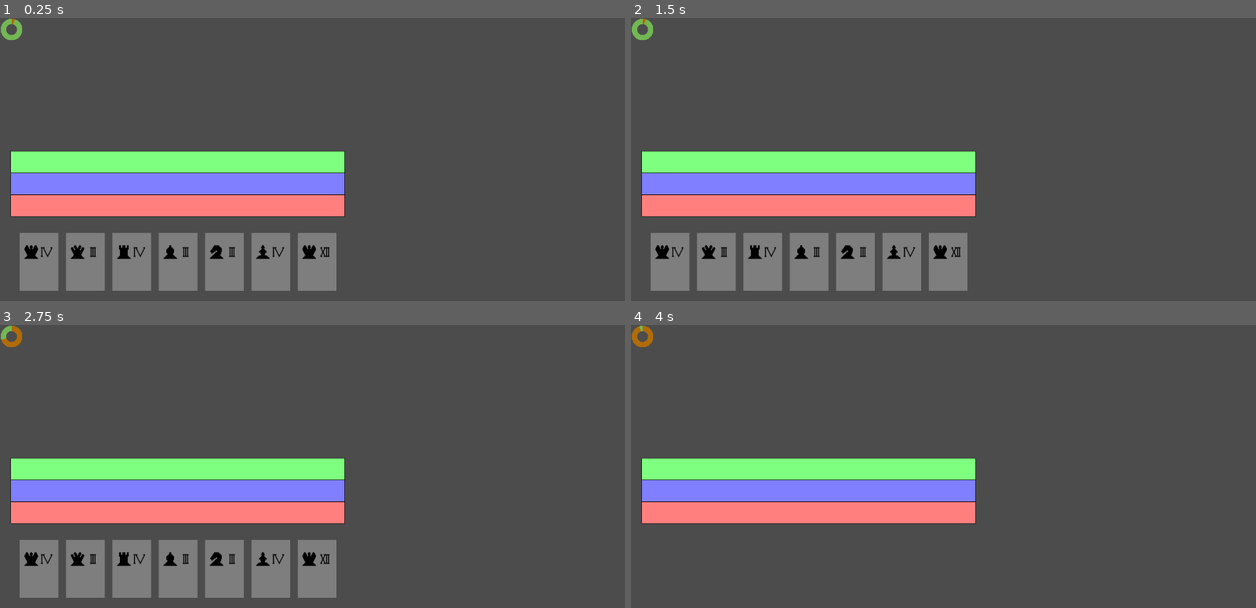
Above: before the commit, frames 1-4 (two rows, left to right).
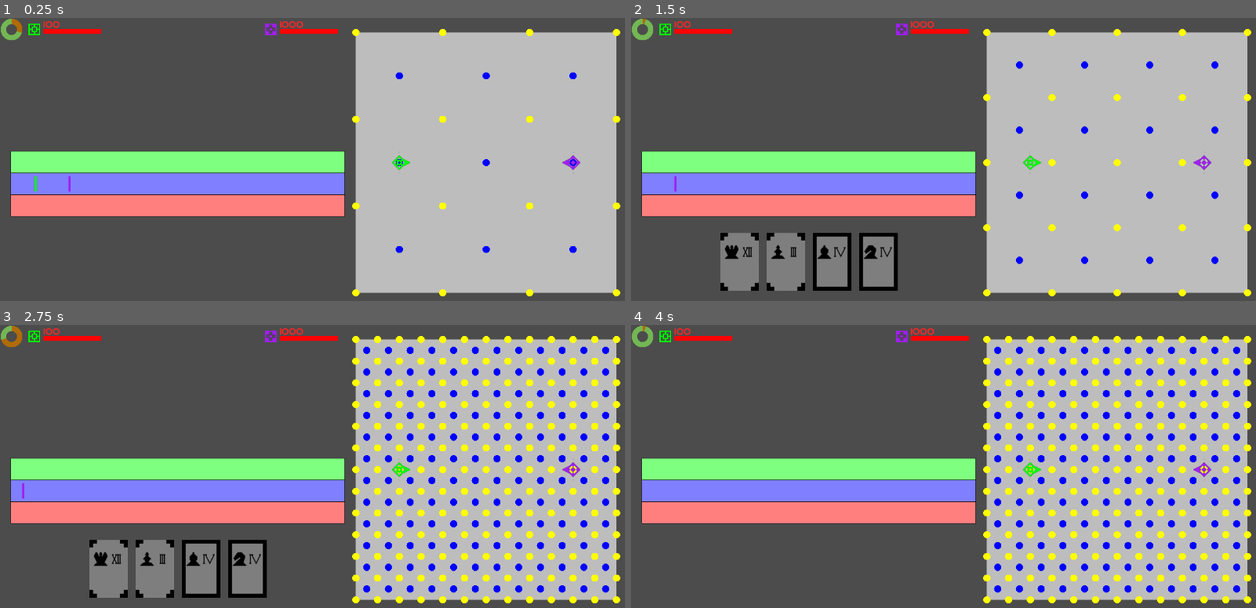
Above: after the commit, the same moments.

Repository: Pe3Hu/kanikani
Game: Godot game, scene res://scenes/Game.tscn
The game is run twice, just before and just after one commit, with the same random seed, the same clock (stepped at 60 frames per second) and the same inputs.
Inputs (mouse positions are in pixels of both pictures, inside the frame that each line leads up to):
- Up to frame 1 (0.25 s): no input
- Up to frame 2 (1.5 s): tap Enter at 0.5 s; move the mouse to (668, 261) at 0.52 s; hold W 0.53-1.28 s; tap E at 0.6, 1.35 s; click (668, 261) at 0.67 s; tap Space at 1.25 s; move the mouse to (718, 261) at 1.27 s; hold S from 1.28 s (still down); click (718, 261) at 1.42 s
- Up to frame 3 (2.75 s): tap Enter at 2 s; move the mouse to (131, 568) at 2.02 s; release S at 2.03 s; hold W from 2.03 s (still down); tap Q at 2.1 s; click (131, 568) at 2.17 s; tap E at 2.3 s
- Up to frame 4 (4 s): move the mouse to (806, 568) at 2.77 s; tap 1 at 2.85 s; click (806, 568) at 2.92 s; tap E at 3.05, 3.6 s; move the mouse to (1131, 511) at 3.52 s; release W at 3.53 s; hold A from 3.53 s (still down); click (1131, 511) at 3.67 s

The runs differ from the first frame. In frame 1, 48% of the frame differs, in the area x 2-100%, y 0-99%; in frame 2, 47%; in frame 3, 47%; in frame 4, 40%.
Error before the commit: Parse Error: The identifier "dancers" isn't declared in the current scope. (res://scripts/Classes_1.gd:203)

Commit message:
update version 0.0061
1. Global current obj rework

Diff:
--- a/scenes/Card.tscn
+++ b/scenes/Card.tscn
@@ -26,7 +26,7 @@
 texture = ExtResource( 5 )
 offset = Vector2( 16, -20 )
 
-[node name="Skill" type="Sprite" parent="."]
+[node name="Exam" type="Sprite" parent="."]
 
 [node name="CollisionShape2D" type="CollisionShape2D" parent="."]
 shape = SubResource( 1 )
--- a/scripts/Act.gd
+++ b/scripts/Act.gd
@@ -24,7 +24,7 @@
 						name_ = act_.obj.effect.word.content+name_
 					"move":
 						path += act_.obj.effect.word.content+"/"
-						name_ = act_.obj.pas.word.chesspiece+name_
+						name_ = act_.obj.card.obj.pas.word.chesspiece+name_
 
 		var texture = ImageTexture.new()
 		var image = Image.new()
--- a/scripts/Card.gd
+++ b/scripts/Card.gd
@@ -6,8 +6,10 @@
 func _ready() -> void:
 	self.connect("mouse_entered", self, "_on_Card_mouse_entered")
 
-func set_spirtes(pas_):
-	obj.pas = pas_
+func set_spirtes(data_):
+	obj.card = data_
+	obj.pas = data_.obj.pas
+	obj.exam = data_.obj.exam
 
 	for key in Global.arr.sprite.card:
 		var sprite = get_node(key)
@@ -17,15 +19,16 @@
 		match key:
 			"Chesspiece":
 				path = path+"effects/move/"
-				name_ = pas_.word.chesspiece+name_
+				name_ = obj.pas.word.chesspiece+name_
 			"Layer":
 				path = path+"layers/square/"
-				name_ = str(pas_.num.layer)+name_
-			"Skill":
-				pass
+				name_ = str(obj.pas.num.layer)+name_
+			"Exam":
+				path = path+"exams/"
+				name_ = obj.exam.word.name+name_
 			"Border":
 				path = path+"cards/"
-				name_ = pas_.word.border+name_
+				name_ = obj.card.word.border+name_
 
 		var texture = ImageTexture.new()
 		var image = Image.new()
@@ -41,17 +44,17 @@
 	return size
 
 func _on_Card_mouse_entered():
-	if obj.pas.word.border == "access":
+	if obj.card.word.border == "access":
 		scale = Vector2(Global.num.card.zoom,Global.num.card.zoom)
 
 func _on_Card_mouse_exited():
-	if obj.pas.word.border == "access":
+	if obj.card.word.border == "access":
 		scale = Vector2(1,1)
 
 func _on_Card_input_event(viewport, event, shape_idx):
 	if (event is InputEventMouseButton && event.pressed):
-		if obj.pas.word.border == "access":
-			Global.obj.easel.obj.current.pas = obj.pas
+		if obj.card.word.border == "access":
+			Global.current.pas = obj.pas
 			Global.set_square_layer(obj.pas.num.layer)
 			Global.obj.ballroom.get_dots_by_pas()
-			Global.obj.ballroom.obj.current.dot = null
+			Global.current.dot = null
--- a/scripts/Classes_0.gd
+++ b/scripts/Classes_0.gd
@@ -176,13 +176,8 @@
 	func set_exams():
 		for team in dict.troupe.keys():
 			for dancer in dict.troupe[team].arr.dancer:
-				for exam in Global.dict.dancer.exam[dancer.word.name]:
-					dancer.add_exam(exam)
-#		var input = {}
-#		input.examiner = dict.troupe[team_].arr.dancer.front()
-#		input.name = Global.arr.exam.front()
-#		var exam = Classes_1.Exam.new(input)
-#		arr.exam.append(exam)
+				for exam in dancer.arr.exam:
+					exam.set_descriptions()
 
 	func shift_troupe(team_,step_):
 		for dancer in dict.troupe[team_].arr.dancer:
@@ -191,7 +186,7 @@
 		# dict.Global.num.layer.square]
 
 	func get_dots_by_pas():
-		var pas = Global.obj.easel.obj.current.pas
+		var pas = Global.current.pas
 
 		if pas != null:
 			var dots = []
@@ -235,10 +230,8 @@
 				var d = position.distance_to(vec_)
 
 				if d < Global.num.ballroom.a/2:
-					obj.current.dot = dot
+					Global.current.dot = dot
 					return
-
-
 
 	func check_borderline(mouse_):
 		var offset = Global.vec.ballroom.offset
--- a/scripts/Classes_1.gd
+++ b/scripts/Classes_1.gd
@@ -83,14 +83,14 @@
 			obj.ballroom.dict.position[input.position].arr.n.append(arr.n.front())
 
 class Zone:
-	var num = {}
-	var word = {}
-	var arr = {}
+	var word = {}
+	var arr = {}
+	var vec = {}
 	var obj = {}
 	var color = {}
 
 	func _init(input_):
-		num.r = input_.r
+		vec.size = input_.vector
 		word.type = input_.type
 		word.target = input_.target
 		arr.vertex = []
@@ -113,7 +113,7 @@
 		match word.type:
 			"circle":
 				var d = arr.vertex.front().distance_to(examine_.vec.position)
-				inside = d <= num.r
+				inside = d <= vec.size.x
 
 		match type_:
 			"inside":
@@ -176,11 +176,13 @@
 		word.name = input_.name
 		obj.examiner = input_.examiner
 		obj.ballroom = obj.examiner.obj.troupe.obj.ballroom
-		set_descriptions(input_.description)
-
-	func set_descriptions(description_):
-		for key in description_.keys():
-			var data = description_[key]
+		obj.card = null
+
+	func set_descriptions():
+		var description = Global.dict.exam.description[word.name]
+
+		for key in description.keys():
+			var data = description[key]
 
 			match key:
 				"examinees":
@@ -193,41 +195,40 @@
 					set_penalty(data)
 
 	func set_examinees(data_):
-		var opponent = obj.ballroom.dict.troupe[Global.dict.opponent[obj.examiner.obj.troupe.word.team]].arr.dancer
+		var team = obj.examiner.obj.troupe.word.team
+		var opponent = obj.ballroom.dict.troupe[Global.dict.opponent[team]].arr.dancer
 		arr.examinee = []
 
 		match data_["target"]:
 			"all":
-				dancers.append_array(opponent)
-
-		arr.examinee.append_array(dancers)
+				arr.examinee.append_array(opponent)
 
 	func set_challenge(data_):
 		var input = {}
 		input.exam = self
 
 		for key in data_.keys():
-			input[key] = data_[key_]
+			input[key] = data_[key]
 
 		obj.challenge = Classes_1.Challenge.new(input)
 
-	func set_zones(data):
+	func set_zones(data_):
 		arr.zone = []
 		var input = {}
 		input.exam = self
 
 		for key in data_.keys():
-			input[key] = data_[key_]
+			input[key] = data_[key]
 
 		var zone = Classes_1.Zone.new(input)
 		arr.zone.append(zone)
 
-	func set_penalty(data):
+	func set_penalty(data_):
 		var input = {}
 		input.exam = self
 
 		for key in data_.keys():
-			input[key] = data_[key_]
+			input[key] = data_[key]
 
 		obj.penalty = Classes_1.Penalty.new(input)
 
@@ -262,11 +263,13 @@
 		obj.ballroom = obj.troupe.obj.ballroom
 		init_feature()
 		init_scenes()
+		init_exams()
+		init_pass()
 		set_color()
-		arr.exam = []
 		vec.eye = Vector2(1,0)
 		num.angle = {}
 		num.angle.current = 0
+		num.angle.target = 0
 		num.angle.target = 0
 
 	func init_scenes():
@@ -300,9 +303,36 @@
 		vec.position = position_
 		scene.dancer.map.position = vec.position
 
-	func add_exam(exam_):
-		var input = {}
-		arr.exam.append(exam_)
+	func init_pass():
+		arr.pas = []
+
+		for chesspiece in Global.arr.chesspiece:
+			var input = {}
+			input.chesspiece = chesspiece
+			input.layer = Global.get_random_element(Global.arr.pas_layer)
+			input.easel = self
+			var pas = Classes_2.Pas.new(input)
+			arr.pas.append(pas)
+
+		var input = {}
+		input.chesspiece = "king"
+		input.layer = 12
+		input.easel = self
+		var pas = Classes_2.Pas.new(input)
+		arr.pas.append(pas)
+
+	func init_exams():
+		arr.exam = []
+
+		for name_ in Global.dict.dancer.exam[word.name]:
+			add_exam(name_)
+
+	func add_exam(name_):
+		var input = {}
+		input.examiner = self
+		input.name = name_
+		var exam = Classes_1.Exam.new(input)
+		arr.exam.append(exam)
 
 	func shift(step_):
 		set_position(obj.troupe.obj.ballroom.limit_step(vec.position,step_))
@@ -356,12 +386,12 @@
 		Global.obj.timeflow.clean_temp()
 		obj.ballroom.find_nearest_dot(position_)
 
-		if obj.ballroom.obj.current.dot != null:
-			if obj.ballroom.arr.end.has(obj.ballroom.obj.current.dot):
-				Global.obj.easel.obj.current.pas.obj.dot = obj.ballroom.obj.current.dot
-				Global.obj.easel.obj.current.pas.preuse()
+		if Global.current.dot != null:
+			if obj.ballroom.arr.end.has(Global.current.dot):
+				Global.current.pas.obj.dot = Global.current.dot
+				Global.obj.easel.preuse_card()
 			else:
-				obj.ballroom.obj.current.dot = null
+				Global.current.dot = null
 
 	func get_damage(damage_):
 		obj.feature.dict["health"].current -= damage_
@@ -395,7 +425,7 @@
 		arr.dancer = []
 
 		var input = {}
-		input.hp = 100
+		input.name = Global.get_random_element(Global.dict.team.name[word.team])
 		input.troupe = self
 		var dancer = Classes_1.Dancer.new(input)
 		arr.dancer.append(dancer)
--- a/scripts/Classes_2.gd
+++ b/scripts/Classes_2.gd
@@ -15,15 +15,13 @@
 		word.chesspiece = input_.chesspiece
 		obj.easel = input_.easel
 		obj.dot = null
+		obj.card = null
 		arr.vertex = []
 		color.background = Color.gray
-		word.border = ""
 
 		for square in Global.arr.square:
 			var vertex = Global.vec.pas.size/2*square
 			arr.vertex.append(vertex)
-
-		scene.card = null
 
 	func get_ends():
 		var dancer = Global.obj.ballroom.obj.current.dancer
@@ -111,33 +109,47 @@
 		else:
 			return []
 
+
+class Card:
+	var obj = {}
+	var scene = {}
+	var word = {}
+
+	func _init(input_):
+		obj.dancer = input_.dancer
+		obj.pas = input_.pas
+		obj.pas.obj.card = self
+		obj.exam = input_.exam
+		obj.exam.obj.card = self
+		scene.card = null
+		word.border = ""
+
 	func preuse():
-		var dancer = Global.obj.ballroom.obj.current.dancer
-		dancer.get_angle_by_target(obj.dot)
-
-		if dancer.num.angle.current != dancer.num.angle.target:
+		obj.dancer.get_angle_by_target(obj.pas.obj.dot)
+
+		if obj.dancer.num.angle.current != obj.dancer.num.angle.target:
 			var input = {}
-			input.value = dancer.obj.feature.dict["rotate"].current
+			input.value = obj.dancer.obj.feature.dict["rotate"].current
 			input.cast = "stream"
 			input.content = "rotate"
-			input.subject = dancer
-			input.object = dancer
+			input.subject = obj.dancer
+			input.object = obj.dancer
 
 			var data = {}
-			data.dancer = dancer
-			data.pas = self
+			data.dancer = obj.dancer
+			data.card = self
 			data.effect = Classes_3.Effect.new(input)
-			data.time = dancer.get_time_for_rotate()
+			data.time = obj.dancer.get_time_for_rotate()
 			data.delay = 0
 			data.cord = "standart"
 			Global.obj.timeflow.add_pause(data)
 
-			input.value = dancer.obj.feature.dict["move"].current
+			input.value = obj.dancer.obj.feature.dict["move"].current
 			input.content = "move"
 			data.effect = Classes_3.Effect.new(input)
 			data.delay = data.time
 			data.cord = "standart"
-			data.time = dancer.get_time_for_move(obj.dot.vec.position)
+			data.time = obj.dancer.get_time_for_move(obj.pas.obj.dot.vec.position)
 			Global.obj.timeflow.add_pause(data)
 
 			var ends = []
@@ -147,10 +159,10 @@
 			for end in ends:
 				end.update_color()
 
-			Global.obj.ballroom.obj.current.dot = null
+			Global.current.dot = null
 
 	func check_access():
-		if Global.obj.ballroom.obj.current.dancer.obj.dot.arr.layer.has(num.layer):
+		if Global.obj.ballroom.obj.current.dancer.obj.dot.arr.layer.has(obj.pas.num.layer):
 			word.border = "access"
 		else:
 			word.border = "denied"
@@ -167,40 +179,52 @@
 	func _init():
 		obj.current = {}
 		obj.current.pas = null
-		init_pass()
-
-	func init_pass():
-		arr.pas = []
+
+	func next_action():
+		var team = Global.obj.ballroom.obj.current.dancer.obj.troupe.word.team
+
+		match team:
+			"champion":
+				fill_hand()
+			"mob":
+				mob_action()
+
+	func fill_hand():
 		arr.hand = []
 
-		for chesspiece in Global.arr.chesspiece:
-			var input = {}
-			input.chesspiece = chesspiece
-			input.layer = Global.get_random_element(Global.arr.pas_layer)
-			input.easel = self
-			var pas = Classes_2.Pas.new(input)
-			arr.pas.append(pas)
-
-		var input = {}
-		input.chesspiece = "king"
-		input.layer = 12
-		input.easel = self
-		var pas = Classes_2.Pas.new(input)
-		arr.pas.append(pas)
-
-		#apply_chesspiece()
-		fill_hand()
-
-	func apply_chesspiece():
-		var dancer = dict.troupe["mob"].arr.dancer.front()
-		var pas = arr.pas.front()
-		arr.option = []
-
-	func fill_hand():
-		for pas in arr.pas:
-			add_card(pas)
+		var dancer = Global.obj.ballroom.obj.current.dancer
+		var n = 4
+		var options = {}
+		options.pas = []
+		options.exam = []
+
+		for _i in n:
+			options.pas.append(Global.get_random_element(dancer.arr.pas))
+			options.exam.append(Global.get_random_element(dancer.arr.exam))
+
+		var pas = null
+
+		for pas_ in dancer.arr.pas:
+			if pas_.num.layer == 12 && pas_.word.chesspiece == "king":
+				pas = pas_
+
+		if !options.pas.has(pas):
+			options.pas.pop_front()
+			options.pas.append(pas)
+
+		for _i in n:
+			var data = {}
+			data.dancer = dancer
+			Global.rng.randomize()
+			var index_r = Global.rng.randi_range(0, options.pas.size()-1)
+			data.pas = options.pas.pop_at(index_r)
+			Global.rng.randomize()
+			index_r = Global.rng.randi_range(0, options.exam.size()-1)
+			data.exam = options.exam.pop_at(index_r)
+			add_card(data)
 
 		update_hand()
+		Global.obj.timeflow.flag.stop = true
 
 	func update_hand():
 		var card_gap = Global.vec.card.size.x*Global.num.card.zoom
@@ -211,20 +235,18 @@
 			pas.scene.card.position = position
 			position.x += card_gap
 
-	func add_card(pas_):
-		arr.hand.append(pas_)
-		pas_.scene.card = Global.scene.card.instance()
-		pas_.check_access()
-		pas_.scene.card.set_spirtes(pas_)
-		Global.node.Hand.add_child(pas_.scene.card)
-
-		if Global.vec.card.size == null:
-			Global.vec.card.size = pas_.scene.card.get_size()
-			Global.vec.hand.offset.y -= Global.vec.card.size.y/2*Global.num.card.zoom
-			Global.vec.hand.offset.x += Global.vec.card.size.x/2*Global.num.card.zoom
-			Global.vec.timeflow.offset.y -= Global.vec.card.size.y*Global.num.card.zoom
+	func add_card(data_):
+		var card = Classes_2.Card.new(data_)
+		arr.hand.append(card)
+		card.scene.card = Global.scene.card.instance()
+		card.check_access()
+		card.scene.card.set_spirtes(card)
+		Global.node.Hand.add_child(card.scene.card)
 
 	func preuse_card():
-		if obj.current.pas != null:
-			if obj.current.pas.obj.dot != null:
-				obj.current.pas.preuse()
+		if Global.current.pas != null:
+			if Global.current.pas.obj.dot != null:
+				Global.current.pas.obj.card.preuse()
+
+	func mob_action():
+		pass
--- a/scripts/Classes_3.gd
+++ b/scripts/Classes_3.gd
@@ -40,8 +40,10 @@
 				var step = float(min(num.value.current,d))
 				obj.object.move_by(step)
 			"exam":
-				obj.object.check_examinees()
-				#obj.object.obj.ballroom.arr.exam.erase(obj.object)
+				obj.subject.check_examinees()
+			"rest":
+				Global.current.dancer = obj.subject
+				Global.obj.easel.next_action()
 
 class Act:
 	var num = {}
@@ -58,7 +60,7 @@
 		obj.effect.obj.act = self
 		obj.effect.num.time = input_.time
 		obj.timeflow = input_.timeflow
-		obj.pas = input_.pas
+		obj.card = input_.card
 		num.begin = input_.begin
 		num.end = input_.end
 		num.time = input_.time
@@ -140,7 +142,7 @@
 
 		var end = data_.end-obj.timeflow.num.time.current
 		var x = obj.timeflow.num.begin+end*Global.num.dent.x
-		data_.position = Vector2(x,num.y)#
+		data_.position = Vector2(x,num.y)
 		data_.cord = self
 		data_.timeflow = obj.timeflow
 		var act = Classes_3.Act.new(data_)
@@ -182,7 +184,7 @@
 		num.shift = Global.num.dent.x
 		arr.timeline = []
 		flag.narrow = false
-		flag.stop = true
+		flag.stop = false
 		init_cords()
 		init_dents()
 		launch_mobs()
@@ -255,7 +257,6 @@
 		return act
 
 	func add_pause(data_):
-		#print("new pause ",data_.time)
 		data_.begin = num.time.current+data_.delay
 		data_.end = num.time.current+data_.time+data_.delay
 		dict.cord[data_.cord].add_act(data_)
@@ -278,23 +279,24 @@
 				timeline.act.flag.temp = false
 
 	func launch_mobs():
-		var team = "mob"
-		var dancer = Global.obj.ballroom.dict.troupe[team].arr.dancer.front()
-		var input = {}
-		input.value = null
-		input.cast = "splash"
-		input.content = "rest"
-		input.subject = dancer
-		input.object = dancer
-
-		var data = {}
-		data.dancer = dancer
-		data.pas = null
-		data.effect = Classes_3.Effect.new(input)
-		data.time = Global.num.rest.start
-		data.delay = 0
-		data.cord = "standart"
-		add_pause(data)
+		for team in Global.obj.ballroom.dict.troupe.keys():
+			for dancer in Global.obj.ballroom.dict.troupe[team].arr.dancer:
+				var input = {}
+				input.value = null
+				input.cast = "splash"
+				input.content = "rest"
+				input.subject = dancer
+				input.object = dancer
+
+				var data = {}
+				data.dancer = dancer
+				data.card = null
+				data.effect = Classes_3.Effect.new(input)
+				data.time = dancer.obj.feature.dict["rest"].current
+				data.delay = 0
+				data.cord = "standart"
+				add_pause(data)
+
 		fix_temp()
 
 	func mob_choise():
--- a/scripts/DancerUI.gd
+++ b/scripts/DancerUI.gd
@@ -1,5 +1,4 @@
 extends Node2D
-
 
 
 func set_sprite(team_,color_):
--- a/scripts/ExamDescriptions.gd
+++ b/scripts/ExamDescriptions.gd
@@ -16,6 +16,8 @@
 				"type": "homing",
 				"target": "max health",
 				"vector": Vector2(0,0),
+				"min distance": 2,
+				"max distance": 20,
 			},
 			"penalty": {
 				"effect": "instantaneous",
@@ -35,6 +37,8 @@
 				"type": "circle",
 				"target": "max health",
 				"vector": Vector2(Global.num.ballroom.a,0),
+				"min distance": 0,
+				"max distance": 22,
 			},
 			"penalty": {
 				"effect": "instantaneous",
--- a/scripts/Game.gd
+++ b/scripts/Game.gd
@@ -14,14 +14,13 @@
 				var mouse = get_viewport().get_mouse_position()
 
 				if Global.obj.ballroom.check_borderline(mouse):
-					if Global.obj.keys().has("easel"):
-						if Global.obj.easel.obj.current.pas != null:
-							if Global.obj.ballroom.obj.current.dancer != null:
-								Global.obj.ballroom.obj.current.dancer.set_target_dot(mouse)
+					if Global.current.dancer != null:
+						Global.current.dancer.set_target_dot(mouse)
 
 			Global.flag.click = !Global.flag.click
 		else:
 			Global.flag.click = !Global.flag.click
+
 	if event is InputEventKey:
 		if event.pressed and event.scancode == KEY_S:
 			Global.obj.ballroom.find_nearest_dot(get_viewport().get_mouse_position())
--- a/scripts/Global.gd
+++ b/scripts/Global.gd
@@ -11,6 +11,7 @@
 var vec = {}
 var color = {}
 var scene = {}
+var current = {}
 
 func init_num():
 	init_primary_key()
@@ -53,9 +54,6 @@
 
 	num.card = {}
 	num.card.zoom = 1.2
-
-	num.rest = {}
-	num.rest.start = 2
 
 	dict.r = {
 		"circle": [num.ballroom.a]
@@ -104,8 +102,8 @@
 
 	dict.effect = {}
 	dict.effect.cast = ["stream","splash"]
-	dict.effect.content = ["hitch","rotate","move","skill","rest"]
-	dict.effect.skill = ["damage","heal","instigate","buff","debuff","summon"]
+	dict.effect.content = ["hitch","rotate","move","exam","rest"]
+	dict.effect.exam = ["damage","heal","instigate","buff","debuff","summon"]
 
 	dict.feature = {}
 	dict.feature.base = {
@@ -114,12 +112,16 @@
 			"resource": 100,
 			"rotate": 0.5,
 			"move": 100,
-			"irritant": 1
+			"irritant": 1,
+			"hitch": 0,
+			"rest": 1
 		},
 		"mob": {
 			"health": 1000,
 			"rotate": 1,
-			"move": 1
+			"move": 1,
+			"hitch": 0,
+			"rest": 2
 		}
 	}
 
@@ -127,6 +129,12 @@
 	dict.dancer.exam = {
 		"champion_0": ["exam_0"],
 		"mob_0": ["exam_1000"]
+	}
+
+	dict.team = {}
+	dict.team.name = {
+		"champion" : ["champion_0"],
+		"mob" : ["mob_0"]
 	}
 
 
@@ -169,10 +177,10 @@
 	arr.chesspiece = ["king","queen","rook","bishop","knight","pawn"]
 	arr.pas = ["left rotate","right rotate","move forward"]
 	arr.cord = ["slow","standart","fast"]
-	arr.act = ["hitch","rotate","move","skill","rest"]
+	arr.act = ["hitch","rotate","move","exam","rest"]
 
 	arr.sprite = {}
-	arr.sprite.card = ["Chesspiece","Layer","Skill","Border"]
+	arr.sprite.card = ["Chesspiece","Layer","Exam","Border"]
 	arr.sprite.act = ["Dancer","Effect","Narrow"]
 
 func init_scene():
@@ -208,14 +216,19 @@
 	vec.pas.size = Vector2(num.ballroom.a*3,num.ballroom.a)
 	vec.pas.offset = Vector2(0,num.pas.offset+vec.pas.size.y/2)
 
-	vec.card = {}
-	vec.card.size = null
-
 	vec.hand = {}
 	vec.hand.offset = Vector2(num.border.gap+num.space.l/2, dict.window_size.height-num.border.gap)
 
 	vec.timeflow = {}
 	vec.timeflow.offset = Vector2(num.border.gap, dict.window_size.height-num.border.gap*2)
+
+	var temp_card = scene.card.instance()
+	vec.card = {}
+	vec.card.size = temp_card.get_size()
+	vec.hand.offset.y -= vec.card.size.y/2*Global.num.card.zoom
+	vec.hand.offset.x += vec.card.size.x/2*Global.num.card.zoom
+	vec.timeflow.offset.y -= vec.card.size.y*Global.num.card.zoom
+	temp_card.queue_free()
 
 	vec.cord = {}
 	vec.cord.size = Vector2(num.space.l,num.ballroom.a)
@@ -249,6 +262,11 @@
 		var path = "res://assets/fonts/"+name+".TTF"
 		dict.font[name].font_data = load(path)
 		dict.font[name].size = num.pas.label
+
+func init_current():
+	current.dot = null
+	current.dancer = null
+	current.pas = null
 
 func _ready():
 	init_dict()
@@ -260,6 +278,7 @@
 	init_vec()
 	init_color()
 	init_font()
+	init_current()
 
 func set_square_layer(layer_):
 	if layer_ == null:
